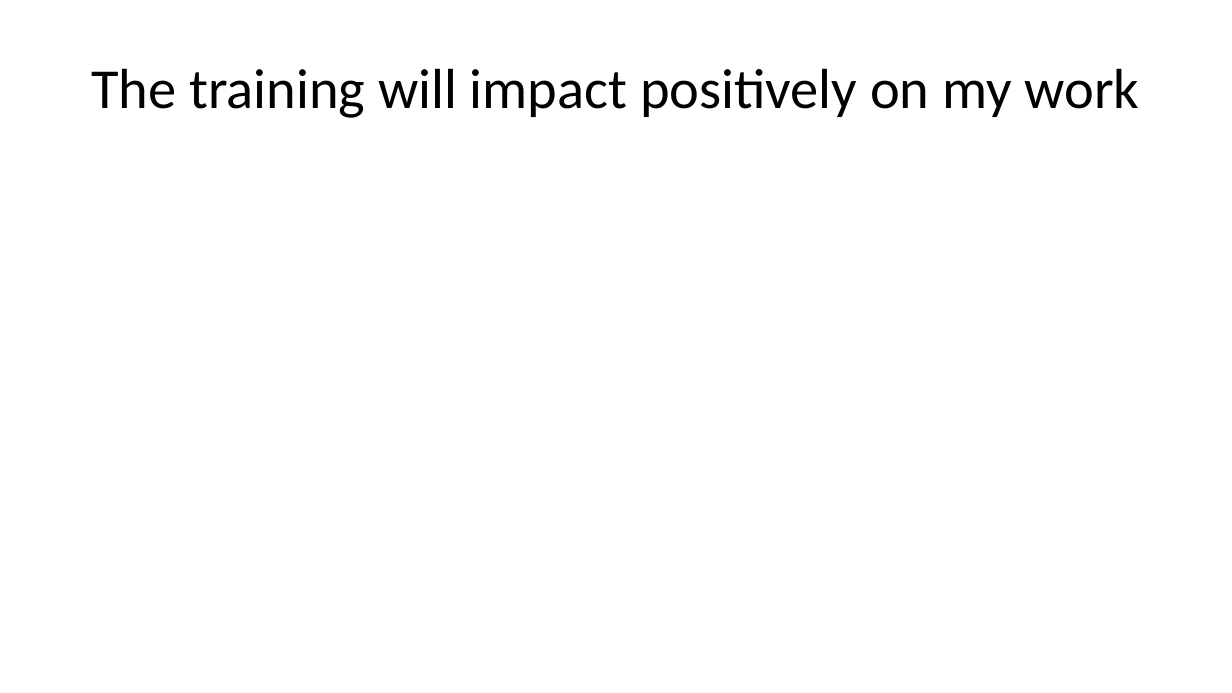
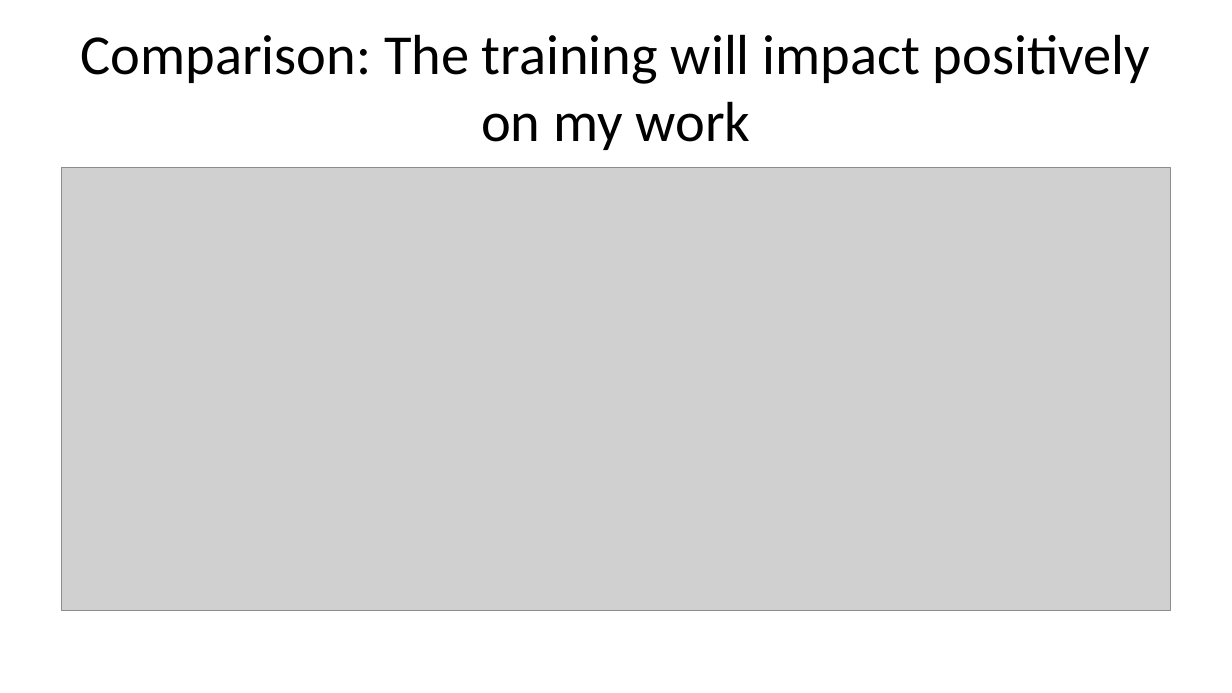
Before and after one commit to Harry6234/Data-Analyis-on-Refresher-Training, a slide deck: slide 10 of data_report.pptx (slide 7 before the commit). Drawn at 1232x693 pixels with LibreOffice and Linux fonts; fonts in the diff are those of the drawing; grey boxes stand for pictures. Boxes give left, top, right and bottom in pixels: in the first picture for what was removed or moved away, otherwise in the second. Text is boxed around its words. In the diff, an @@ line names an element or a change of style, - is before the commit and + after.

```diff
--- a/data_report.pptx
+++ b/data_report.pptx
@@ title at [81,34,1150,150]: text changed @@
-The training will impact positively on my work
+Comparison: The training will impact positively on my work
@@ picture added at [62,168,1170,611] @@
```
Also in this commit, not shown: 4 other slides changed, 19 slides added, 4 slides removed, 2 other files.
